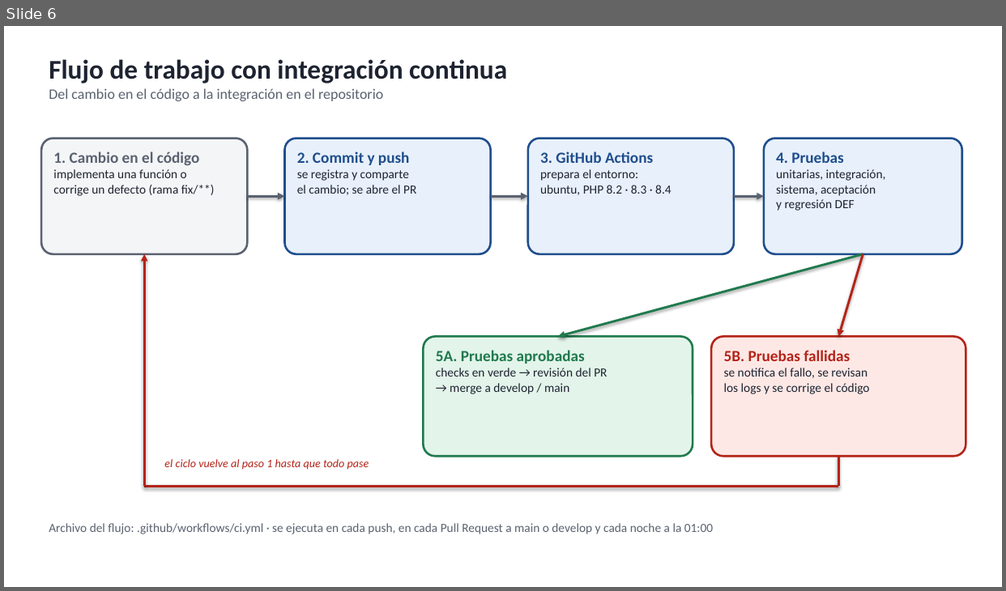
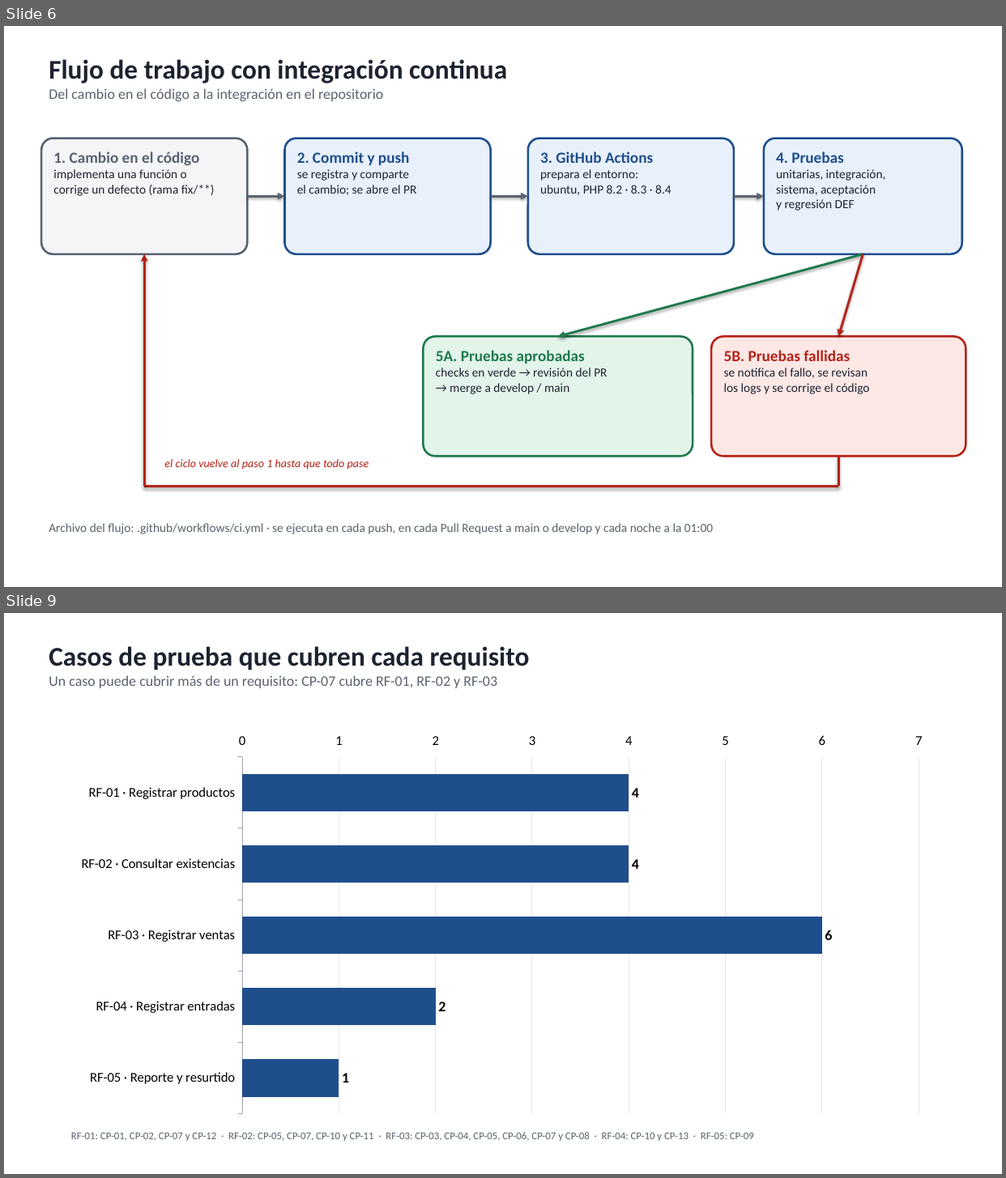
Before and after one commit to azharsonix/sistema-inventario-actividad-2, a slide deck: docs/Segunda parte/Diagramas - Segunda parte.pptx. Shown one above the other, each under a label of ours: slide 6 before the commit, slides 6 and 9 after it; the slides between them are not shown. The pictures are 1006x591 and 1006x1178 pixels, drawn with LibreOffice and Linux fonts; fonts in the diff are those of the drawing. Boxes give left, top, right and bottom in pixels: in the first picture for what was removed or moved away, otherwise in the second. Text is boxed around its words. In the diff, an @@ line names an element or a change of style, - is before the commit and + after.

Commit message:
docs: segunda parte con 13 casos, gráficas de cobertura, niveles y tiempos, y capturas del sistema en ejecución

```diff
--- a/docs/Segunda parte/Diagramas - Segunda parte.pptx
+++ b/docs/Segunda parte/Diagramas - Segunda parte.pptx
@@ slide 9 added at bbox=[4, 613, 1002, 1174], background #FFFFFF @@
@@ text added at bbox=[49, 646, 530, 688], 14 pt, text #5A6270 @@
+Casos de prueba que cubren cada requisito
+Un caso puede cubrir más de un requisito: CP-07 cubre RF-01, RF-02 y RF-03
@@ bar chart added at bbox=[64, 726, 940, 1122] @@
+categories: RF-01 · Registrar productos, RF-02 · Consultar existencias, RF-03 · Registrar ventas, RF-04 · Registrar entradas, RF-05 · Reporte y resurtido
+Series 1: 4, 4, 6, 2, 1
@@ text added at bbox=[71, 1132, 754, 1141], 10 pt, text #5A6270 @@
+RF-01: CP-01, CP-02, CP-07 y CP-12 · RF-02: CP-05, CP-07, CP-10 y CP-11 · RF-03: CP-03, CP-04, CP-05, CP-06, CP-07 y CP-08 · RF-04: CP-10 y CP-13 · RF-05: CP-09
```
Also in this commit, not shown: 5 slides changed, 2 other slides added, 13 other files.
